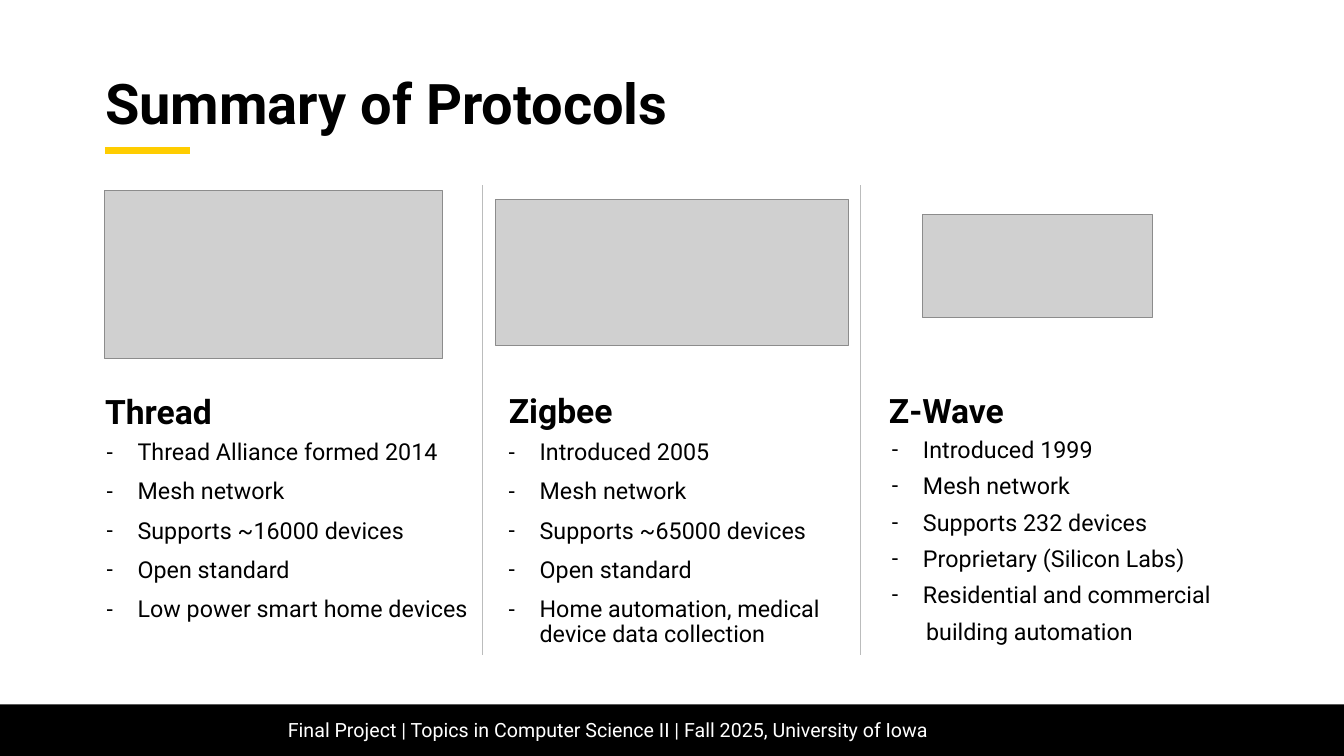
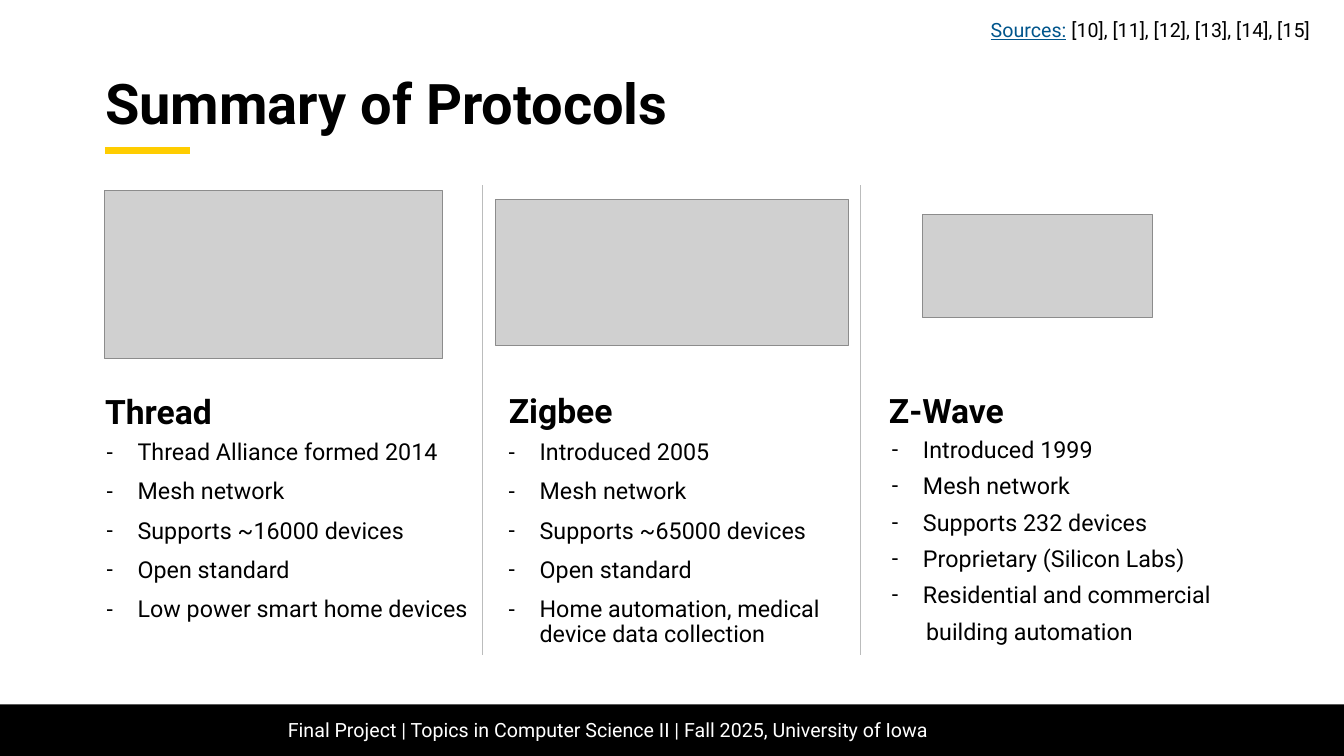
Before and after one commit to mattnkrueger/cs-4980--real-time-cyber-physical-systems, a slide deck: slide 9 of project/final_project-comparison_of_thread_zigbee_and_zwave_for_home_automation.pptx. Drawn at 1344x756 pixels with LibreOffice and Linux fonts; fonts in the diff are those of the drawing; grey boxes stand for pictures; background and template pictures are left out. Boxes give left, top, right and bottom in pixels: in the first picture for what was removed or moved away, otherwise in the second. Text is boxed around its words. In the diff, an @@ line names an element or a change of style, - is before the commit and + after.

```diff
--- a/project/final_project-comparison_of_thread_zigbee_and_zwave_for_home_automation.pptx
+++ b/project/final_project-comparison_of_thread_zigbee_and_zwave_for_home_automation.pptx
@@ text added at [991, 21, 1309, 40], 14 pt, text #000000 @@
+Sources: [10], [11], [12], [13], [14], [15]
```
Also in this commit, not shown: 31 other slides changed, 20 slides added, 7 slides removed, 2 other files.
